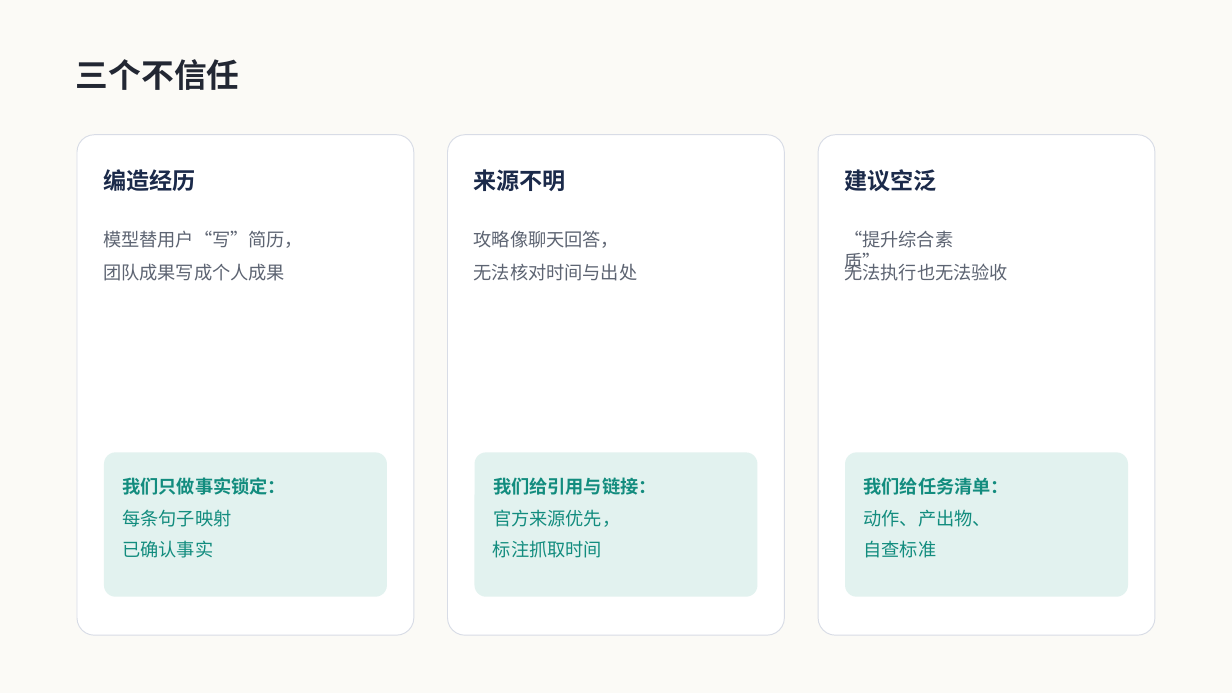
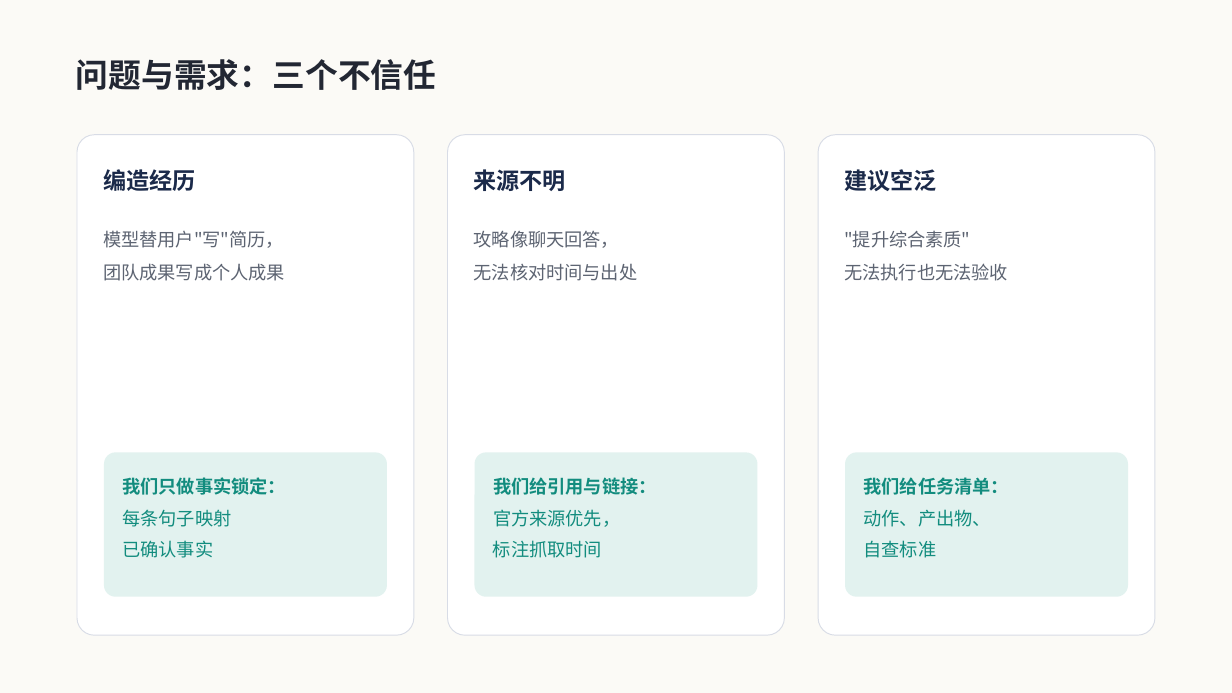
Before and after one commit to CP-bee-git/AI-game, a slide deck: slide 3 of docs/ppt-assets/careerpilot-intro.pptx. Drawn at 1232x693 pixels with LibreOffice and Linux fonts; fonts in the diff are those of the drawing. Boxes give left, top, right and bottom in pixels: in the first picture for what was removed or moved away, otherwise in the second. Text is boxed around its words. In the diff, an @@ line names an element or a change of style, - is before the commit and + after.

```diff
--- a/docs/ppt-assets/careerpilot-intro.pptx
+++ b/docs/ppt-assets/careerpilot-intro.pptx
@@ text at bbox=[76, 59, 437, 90]: text changed @@
-三个不信任
+问题与需求：三个不信任
@@ text at bbox=[103, 230, 284, 248]: text changed @@
-模型替用户“写”简历，
+模型替用户"写"简历，
@@ text at bbox=[844, 230, 970, 248]: text changed @@
-“提升综合素质”
+"提升综合素质"
```
Also in this commit, not shown: 9 other slides changed, 1 slide added, 1 slide removed, 20 other files.
